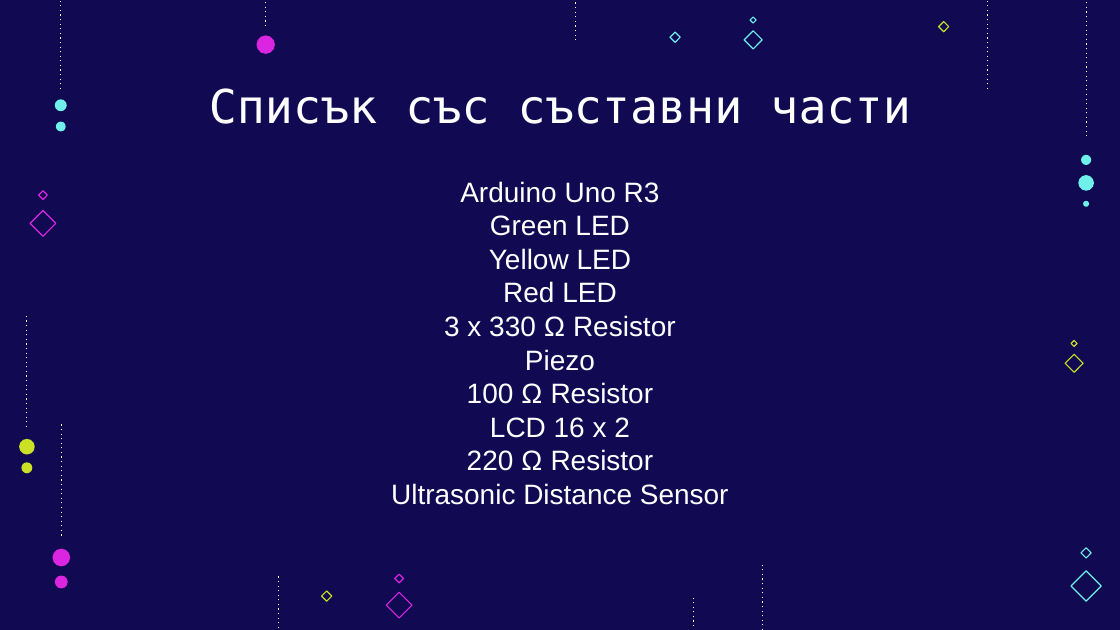
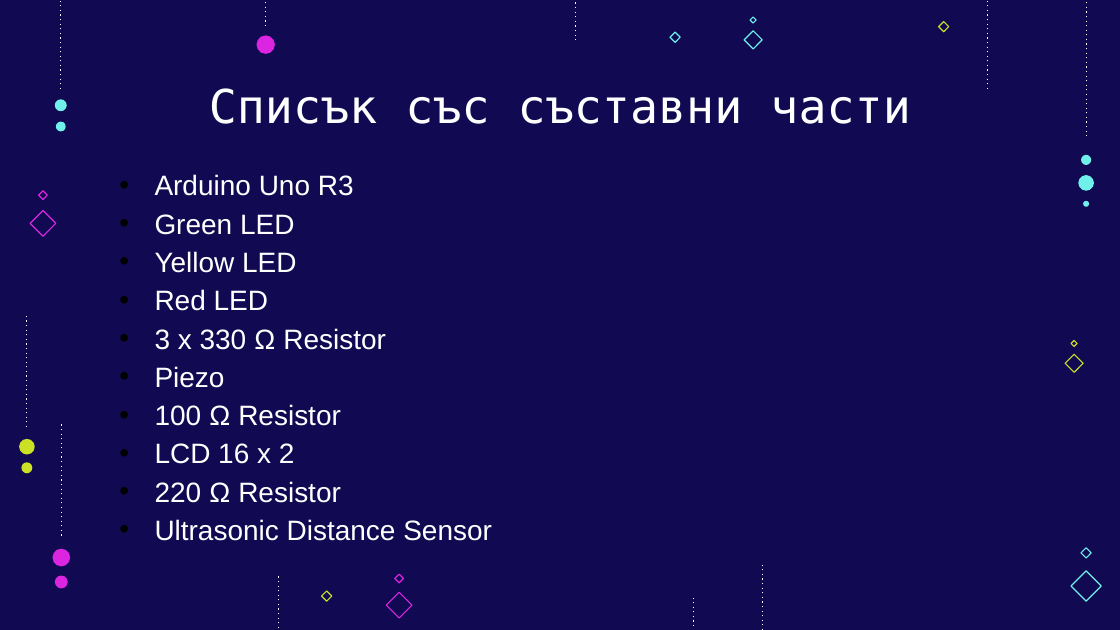
Before and after one commit to TodorGeorgiev05/Parktronic-Tinkercad, a slide deck: slide 5 of Presentation.pptx. Drawn at 1120x630 pixels with LibreOffice and Linux fonts; fonts in the diff are those of the drawing. Boxes give left, top, right and bottom in pixels: in the first picture for what was removed or moved away, otherwise in the second. Text is boxed around its words. In the diff, an @@ line names an element or a change of style, - is before the commit and + after.

```diff
--- a/Presentation.pptx
+++ b/Presentation.pptx
@@ text "Arduino Uno R3": place and size @@
-text "Arduino Uno R3" at bbox=[391, 181, 729, 505]
+text "Arduino Uno R3" at bbox=[155, 174, 492, 541]
@@ text "Arduino Uno R3" at bbox=[155, 174, 492, 541]: alignment centre to left; bullet none to •; more space between paragraphs @@
```
Also in this commit, not shown: 5 other slides changed, 1 other file.
